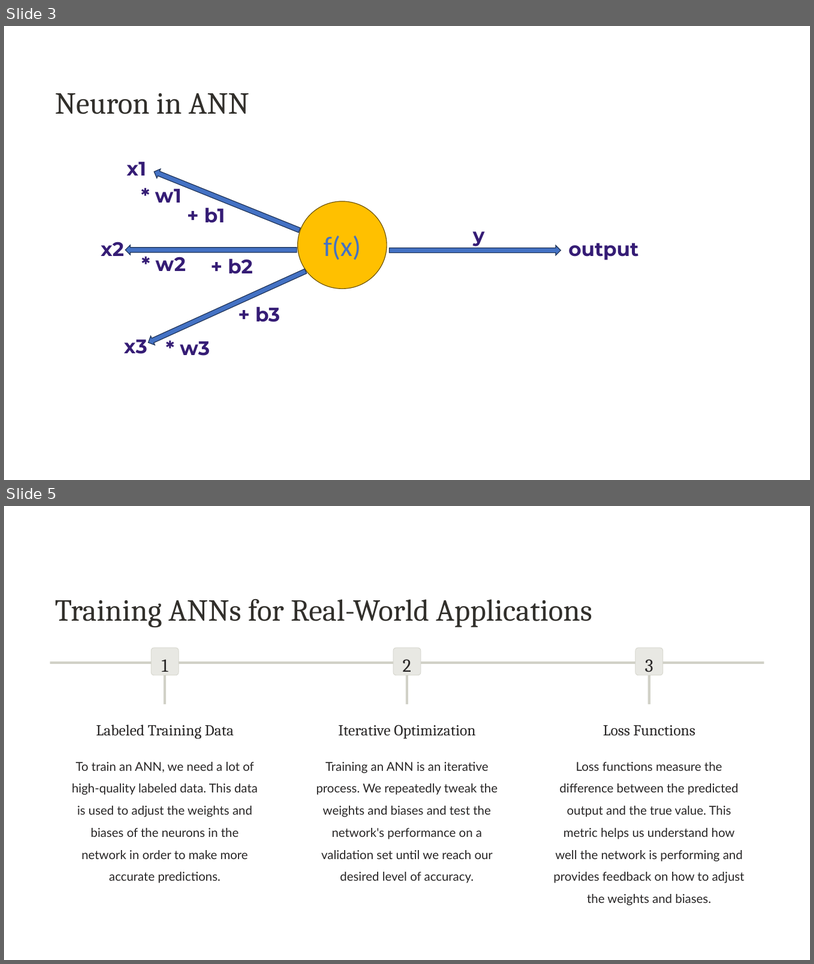
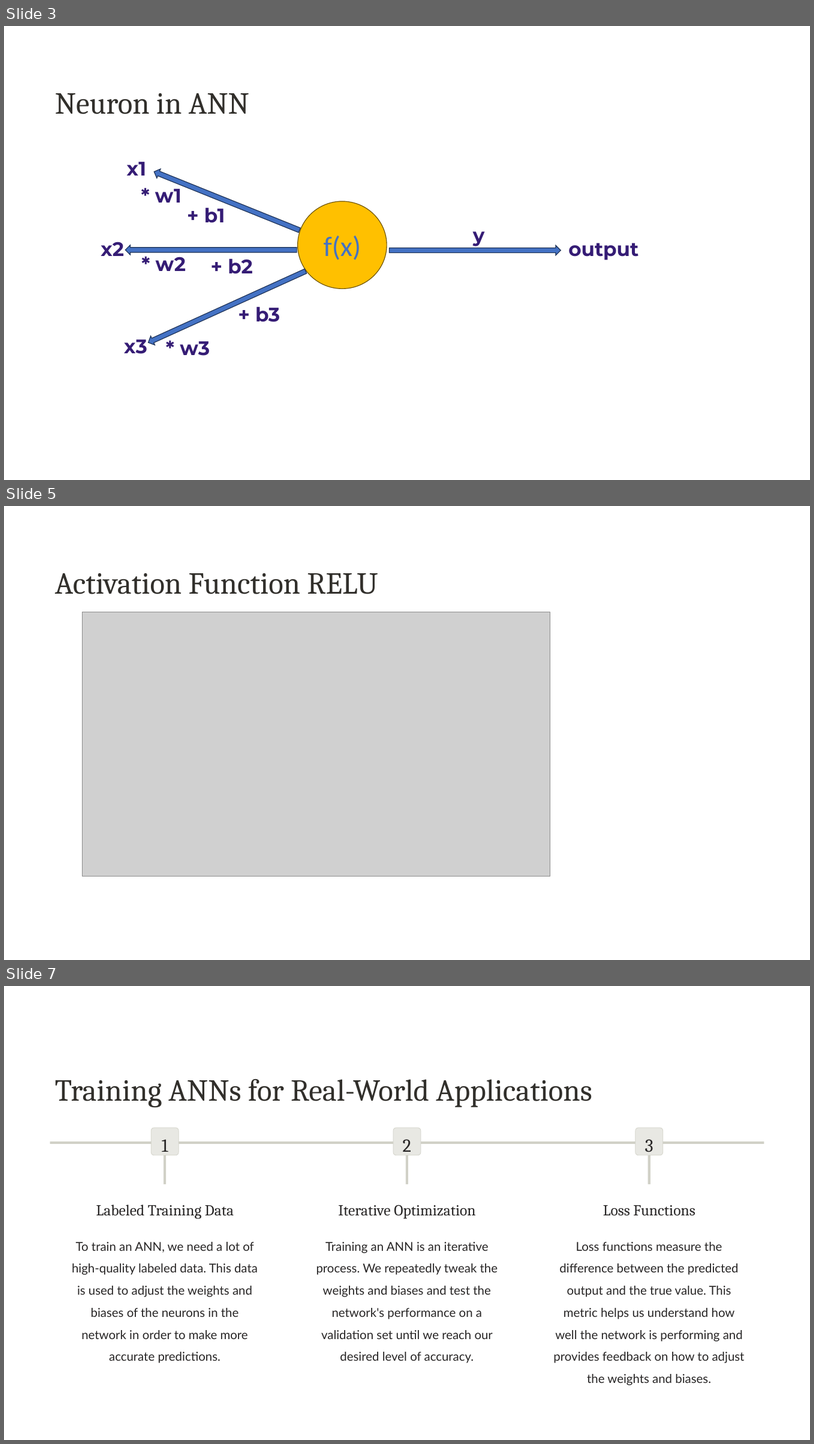
Before and after one commit to manoj-acharya/ann_basic_tutorial, a slide deck: Introduction-to-Artificial-Neural-Networks.pptx. Shown one above the other, each under a label of ours: slides 3 and 5 before the commit, slides 3, 5 and 7 after it; the slides between them are not shown. The pictures are 814x964 and 814x1444 pixels, drawn with LibreOffice and Linux fonts; fonts in the diff are those of the drawing; grey boxes stand for pictures; background and template pictures are left out. Boxes give left, top, right and bottom in pixels: in the first picture for what was removed or moved away, otherwise in the second. Text is boxed around its words. In the diff, an @@ line names an element or a change of style, - is before the commit and + after.

Commit message:
added slides for activation and learning rate

```diff
--- a/Introduction-to-Artificial-Neural-Networks.pptx
+++ b/Introduction-to-Artificial-Neural-Networks.pptx
@@ slide 5 added at (4,506,810,960), background #FFFFFF @@
@@ text added at (55,573,378,594), 43.7 pt, text #312F2B @@
+Activation Function RELU
@@ picture added at (82,612,551,876) @@
@@ what was slide 5 is now slide 7 @@
```
Also in this commit, not shown: 1 slide changed, 1 other slide added.
